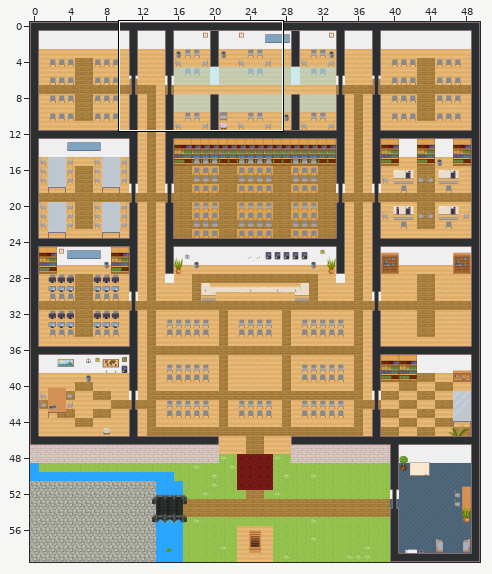
Two states of a Tiled map (JSON), mapExecution.tmj. Above, an overview of the earlier version with the close-up marked.
Close-up. The starting point:
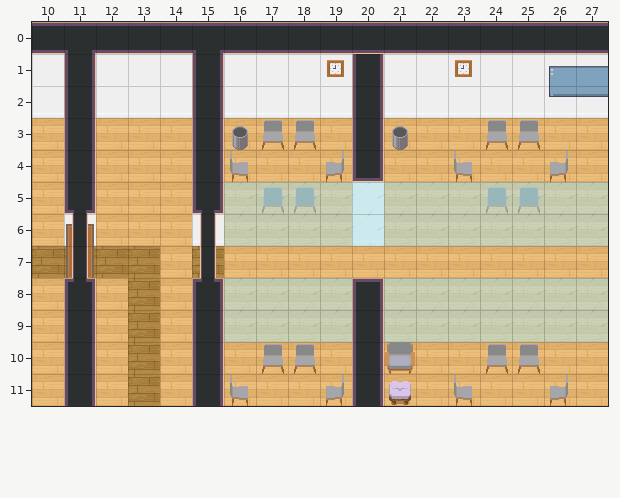
Cells are 32x32 px. Shown: x 10..27, y 0..11. The commit also changed other parts of the map, which this record leaves out. Not drawn, because the pictures are missing: unchanged layers "arrows/Type1", "furniture/furniture2".
The same view after the edit:
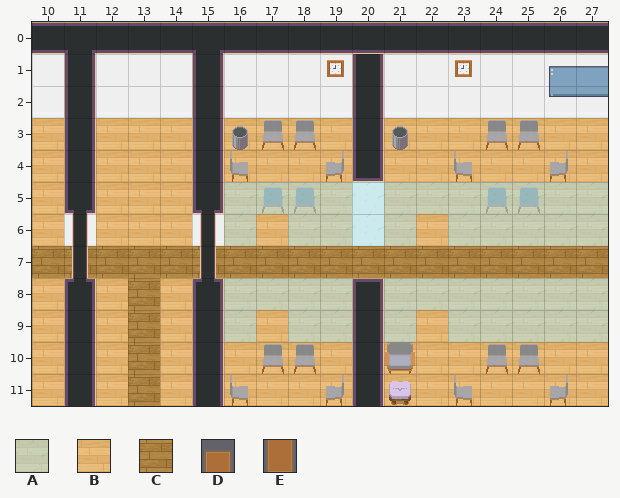
Key: from "WA_Exterior": A 678; from "WA_Room_Builder": B 347, C 375, D 850, E 875.
_ is an empty cell.
Tiles replaced or removed in this view: A, B, D, E.
See-through tiles are keyed as they look on the map.
Changes in this commit:
Changed rows in their new state; . is an unchanged cell.
Layer "floor/floor1":
first column x 14:
 7 C.CCCCCCCCCCCC
Layer "walls/wallsGlass":
first column x 17:
 6 _...._
 9 _...._
Layer "door/studyRoom2Close" (removed):
first column x 11:
 6 _
 7 _
Boxes around the changes in both close-ups, in picture pixels (x1, y1, x2, y2):
removed: (66, 224, 94, 278)
changed: (224, 214, 608, 278)
changed: (160, 246, 192, 278)
removed: (256, 310, 288, 342)
removed: (416, 310, 448, 342)
